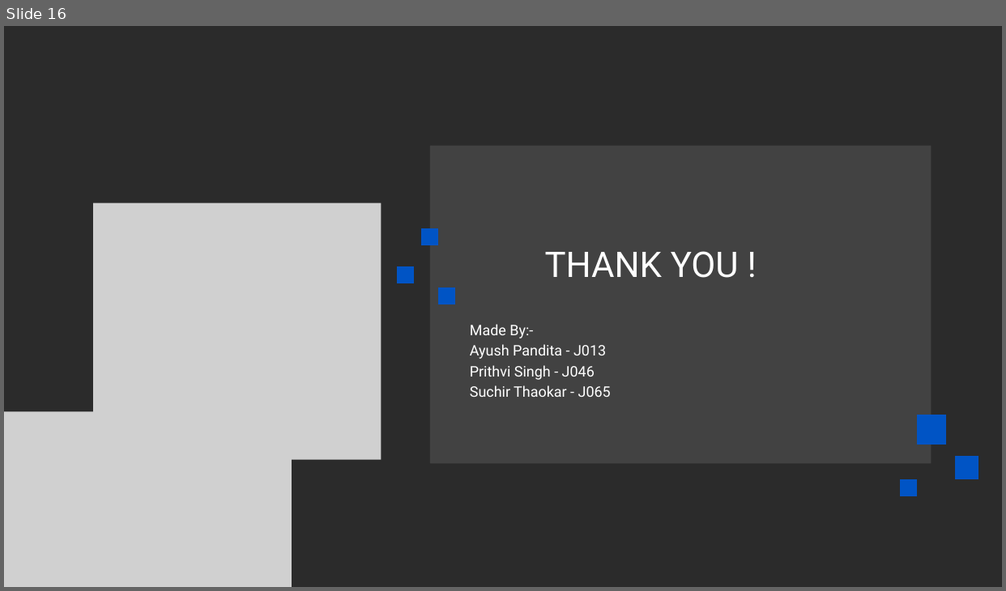
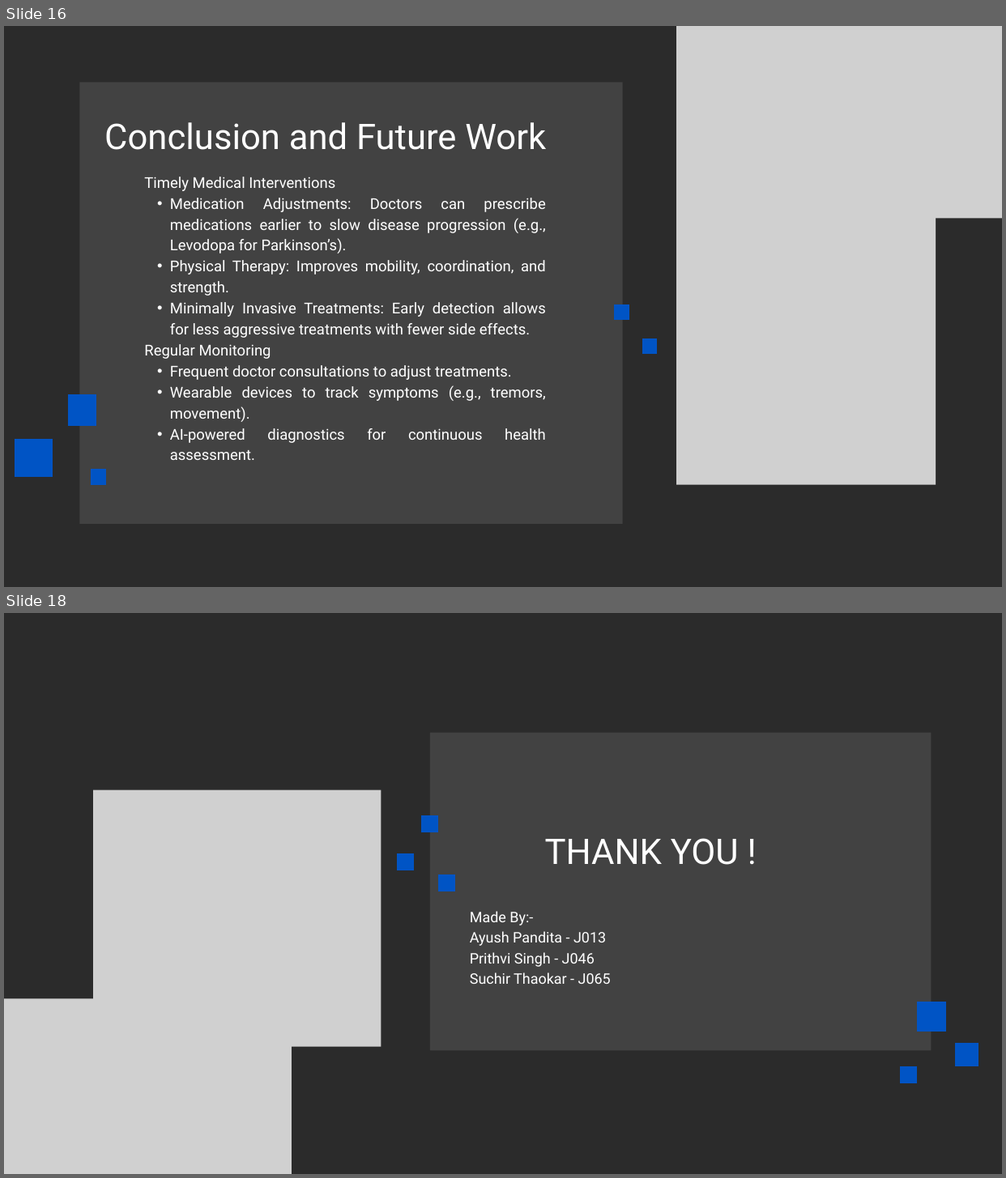
Before and after one commit to AP4549/ParkiSense, a slide deck: Parkinson’s Disease prediction.pptx. Shown one above the other, each under a label of ours: slide 16 before the commit, slides 16 and 18 after it; the slides between them are not shown. The pictures are 1006x591 and 1006x1178 pixels, drawn with LibreOffice and Linux fonts; fonts in the diff are those of the drawing; grey boxes stand for pictures; background and template pictures are left out; a plain dark background stands for a picture behind light text. Boxes give left, top, right and bottom in pixels: in the first picture for what was removed or moved away, otherwise in the second. Text is boxed around its words. In the diff, an @@ line names an element or a change of style, - is before the commit and + after.

Commit message:
Updated the Presentation

```diff
--- a/Parkinson’s Disease prediction.pptx
+++ b/Parkinson’s Disease prediction.pptx
@@ slide 16 added at bbox=[4, 26, 1002, 587], background picture (left out) @@
@@ picture added at bbox=[676, 26, 1002, 218] @@
@@ freeform shape added at bbox=[79, 82, 622, 524], fill #FFFFFF at 11% opacity @@
@@ text added at bbox=[104, 122, 546, 150], 51 pt, text #FFFFFF @@
+Conclusion and Future Work
@@ text added at bbox=[144, 177, 546, 460], 21.6 pt, text #FFFFFF @@
+Timely Medical Interventions
+  • Medication Adjustments: Doctors can prescribe medications earlier to slow disease progression (e.g., Levodopa for Parkinson’s).
+  • Physical Therapy: Improves mobility, coordination, and strength.
+  • Minimally Invasive Treatments: Early detection allows for less aggressive treatments with fewer side effects.
+Regular Monitoring
+  • Frequent doctor consultations to adjust treatments.
+  • Wearable devices to track symptoms (e.g., tremors, movement).
+  • AI-powered diagnostics for continuous health assessment.
@@ picture added at bbox=[676, 192, 936, 485] @@
@@ freeform shape added at bbox=[614, 304, 629, 320], fill #0054C5 @@
@@ freeform shape added at bbox=[642, 339, 657, 354], fill #0054C5 @@
@@ freeform shape added at bbox=[68, 395, 96, 426], fill #0054C5 @@
@@ freeform shape added at bbox=[15, 439, 53, 476], fill #0054C5 @@
@@ freeform shape added at bbox=[91, 469, 106, 484], fill #0054C5 @@
@@ what was slide 16 is now slide 18 @@
```
Also in this commit, not shown: 1 slide changed, 1 other slide added.
